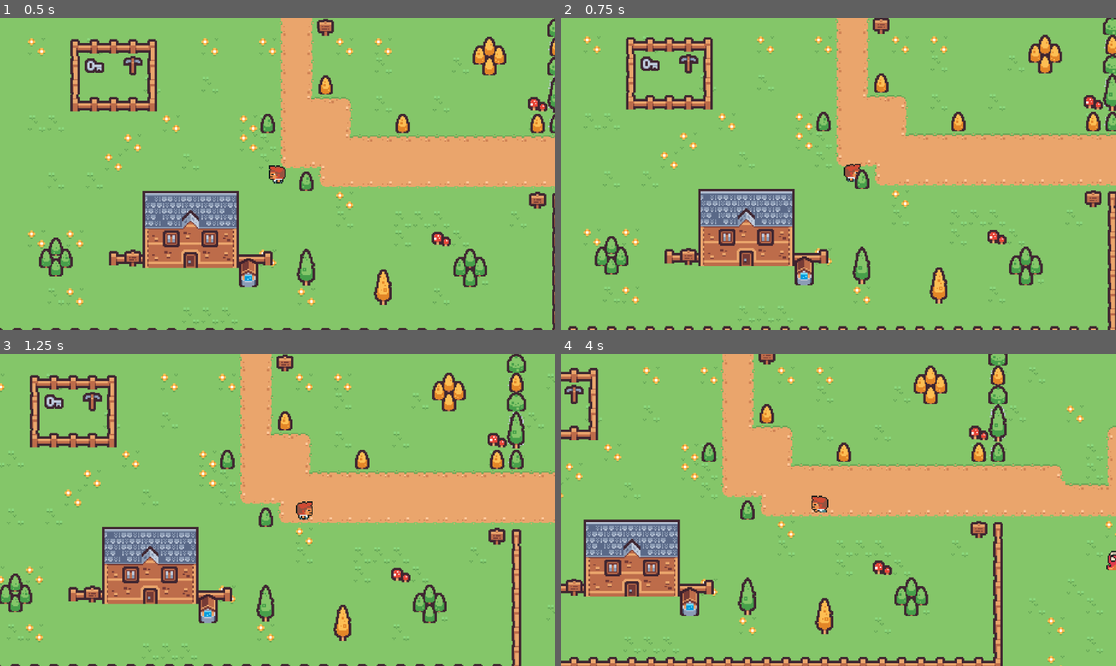
Above: before the commit, frames 1-4 (two rows, left to right).
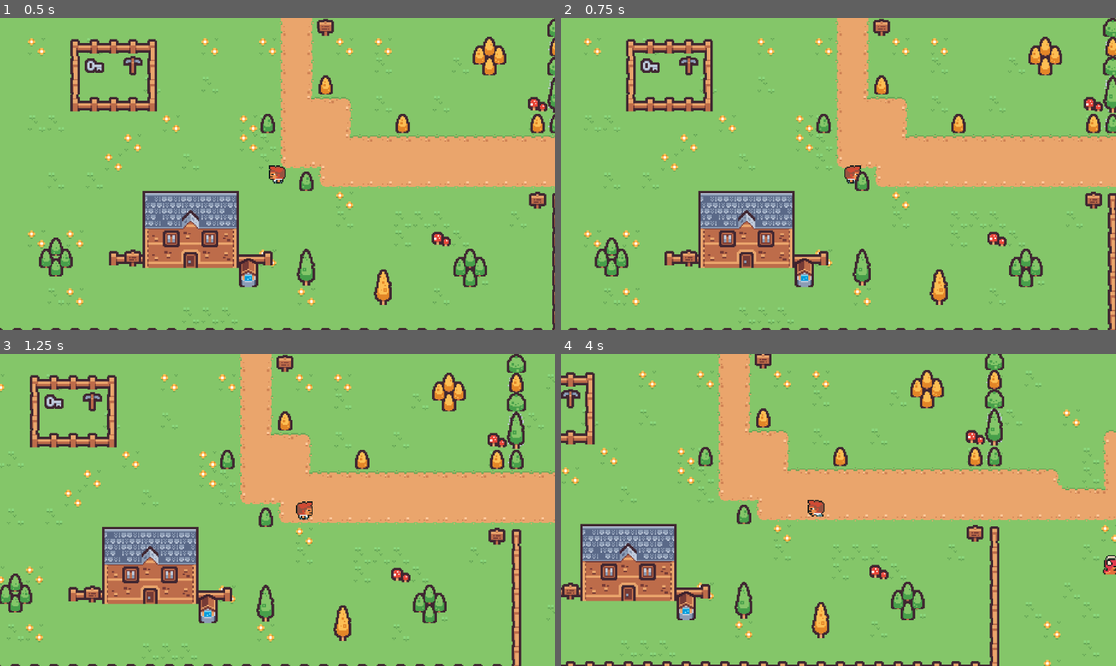
Above: after the commit, the same moments.

Repository: nicce/open-world
Game: Godot game, scene res://scenes/world.tscn
The game is run twice, just before and just after one commit, with the same random seed, the same clock (stepped at 60 frames per second) and the same inputs.
Inputs:
- Up to frame 1 (0.5 s): no input
- Up to frame 2 (0.75 s): tap Enter at 0.5 s; hold D (right) from 0.53 s (still down); hold T (shake, bound only before the commit) from 0.53 s (still down)
- Up to frame 3 (1.25 s): keep holding D (right); keep holding T (shake, bound only before the commit)
- Up to frame 4 (4 s): release D (right) at 1.28 s; release T (shake, bound only before the commit) at 1.28 s; hold S (down) 1.28-2.03 s; tap T (shake, bound only before the commit) at 1.35, 2.85 s; hold D (right) 2.03-2.78 s; hold T (shake, bound only before the commit) 2.03-2.78 s; hold W (up) 2.78-3.53 s; hold A (left) from 3.53 s (still down); hold T (shake, bound only before the commit) from 3.53 s (still down)

Frame 1 is identical in both runs. In frame 2, 9.7% of the frame differs, in the area x 1-100%, y 0-100%; in frame 3, 0.8%; in frame 4, 17%, in the area x 0-100%, y 0-100%.

Commit message:
player can take dmg

Diff:
--- a/project.godot
+++ b/project.godot
@@ -45,11 +45,6 @@
 , Object(InputEventKey,"resource_local_to_scene":false,"resource_name":"","device":-1,"window_id":0,"alt_pressed":false,"shift_pressed":false,"ctrl_pressed":false,"meta_pressed":false,"pressed":false,"keycode":0,"physical_keycode":4194322,"key_label":0,"unicode":0,"echo":false,"script":null)
 ]
 }
-shake={
-"deadzone": 0.5,
-"events": [Object(InputEventKey,"resource_local_to_scene":false,"resource_name":"","device":-1,"window_id":0,"alt_pressed":false,"shift_pressed":false,"ctrl_pressed":false,"meta_pressed":false,"pressed":false,"keycode":0,"physical_keycode":84,"key_label":0,"unicode":116,"echo":false,"script":null)
-]
-}
 jump={
 "deadzone": 0.5,
 "events": [Object(InputEventKey,"resource_local_to_scene":false,"resource_name":"","device":-1,"window_id":0,"alt_pressed":false,"shift_pressed":false,"ctrl_pressed":false,"meta_pressed":false,"pressed":false,"keycode":0,"physical_keycode":32,"key_label":0,"unicode":32,"echo":false,"script":null)
--- /dev/null
+++ b/resources/attack.tres
@@ -0,0 +1,3 @@
+[gd_resource type="Resource" format=3 uid="uid://cgfpn3ifmvhs4"]
+
+[resource]
--- a/scenes/player.tscn
+++ b/scenes/player.tscn
@@ -16,15 +16,16 @@
 
 [sub_resource type="Animation" id="Animation_8gwxm"]
 resource_name = "Dead"
-step = 0.5
-tracks/0/type = "value"
-tracks/0/imported = false
-tracks/0/enabled = true
-tracks/0/path = NodePath("Sprite2D:frame")
-tracks/0/interp = 1
-tracks/0/loop_wrap = true
-tracks/0/keys = {
-"times": PackedFloat32Array(0, 0.5),
+length = 0.5
+step = 0.2
+tracks/0/type = "value"
+tracks/0/imported = false
+tracks/0/enabled = true
+tracks/0/path = NodePath("Sprite2D:frame")
+tracks/0/interp = 1
+tracks/0/loop_wrap = true
+tracks/0/keys = {
+"times": PackedFloat32Array(0, 0.2),
 "transitions": PackedFloat32Array(1, 1),
 "update": 1,
 "values": [0, 24]
@@ -127,17 +128,16 @@
 
 [sub_resource type="Animation" id="Animation_qd11h"]
 resource_name = "WalkEast"
-length = 1.2
-loop_mode = 1
-step = 0.2
-tracks/0/type = "value"
-tracks/0/imported = false
-tracks/0/enabled = true
-tracks/0/path = NodePath("Sprite2D:frame")
-tracks/0/interp = 1
-tracks/0/loop_wrap = true
-tracks/0/keys = {
-"times": PackedFloat32Array(0, 0.3, 0.6, 0.9),
+loop_mode = 1
+step = 0.25
+tracks/0/type = "value"
+tracks/0/imported = false
+tracks/0/enabled = true
+tracks/0/path = NodePath("Sprite2D:frame")
+tracks/0/interp = 1
+tracks/0/loop_wrap = true
+tracks/0/keys = {
+"times": PackedFloat32Array(0, 0.25, 0.5, 0.75),
 "transitions": PackedFloat32Array(1, 1, 1, 1),
 "update": 1,
 "values": [3, 7, 11, 15]
@@ -145,17 +145,16 @@
 
 [sub_resource type="Animation" id="Animation_6d41h"]
 resource_name = "WalkNorth"
-length = 1.2
-loop_mode = 1
-step = 0.3
-tracks/0/type = "value"
-tracks/0/imported = false
-tracks/0/enabled = true
-tracks/0/path = NodePath("Sprite2D:frame")
-tracks/0/interp = 1
-tracks/0/loop_wrap = true
-tracks/0/keys = {
-"times": PackedFloat32Array(0, 0.3, 0.6, 0.9),
+loop_mode = 1
+step = 0.25
+tracks/0/type = "value"
+tracks/0/imported = false
+tracks/0/enabled = true
+tracks/0/path = NodePath("Sprite2D:frame")
+tracks/0/interp = 1
+tracks/0/loop_wrap = true
+tracks/0/keys = {
+"times": PackedFloat32Array(0, 0.25, 0.5, 0.75),
 "transitions": PackedFloat32Array(1, 1, 1, 1),
 "update": 1,
 "values": [1, 5, 9, 13]
@@ -163,17 +162,16 @@
 
 [sub_resource type="Animation" id="Animation_tj4ac"]
 resource_name = "WalkSouth"
-length = 1.2
-loop_mode = 1
-step = 0.3
-tracks/0/type = "value"
-tracks/0/imported = false
-tracks/0/enabled = true
-tracks/0/path = NodePath("Sprite2D:frame")
-tracks/0/interp = 1
-tracks/0/loop_wrap = true
-tracks/0/keys = {
-"times": PackedFloat32Array(0, 0.3, 0.6, 0.9),
+loop_mode = 1
+step = 0.25
+tracks/0/type = "value"
+tracks/0/imported = false
+tracks/0/enabled = true
+tracks/0/path = NodePath("Sprite2D:frame")
+tracks/0/interp = 1
+tracks/0/loop_wrap = true
+tracks/0/keys = {
+"times": PackedFloat32Array(0, 0.25, 0.5, 0.75),
 "transitions": PackedFloat32Array(1, 1, 1, 1),
 "update": 1,
 "values": [0, 4, 8, 12]
@@ -181,17 +179,16 @@
 
 [sub_resource type="Animation" id="Animation_egdr3"]
 resource_name = "WalkWest"
-length = 1.2
-loop_mode = 1
-step = 0.3
-tracks/0/type = "value"
-tracks/0/imported = false
-tracks/0/enabled = true
-tracks/0/path = NodePath("Sprite2D:frame")
-tracks/0/interp = 1
-tracks/0/loop_wrap = true
-tracks/0/keys = {
-"times": PackedFloat32Array(0, 0.3, 0.6, 0.9),
+loop_mode = 1
+step = 0.25
+tracks/0/type = "value"
+tracks/0/imported = false
+tracks/0/enabled = true
+tracks/0/path = NodePath("Sprite2D:frame")
+tracks/0/interp = 1
+tracks/0/loop_wrap = true
+tracks/0/keys = {
+"times": PackedFloat32Array(0, 0.25, 0.5, 0.75),
 "transitions": PackedFloat32Array(1, 1, 1, 1),
 "update": 1,
 "values": [2, 6, 10, 14]
@@ -215,6 +212,29 @@
 "WalkWest": SubResource("Animation_egdr3")
 }
 
+[sub_resource type="AnimationNodeAnimation" id="AnimationNodeAnimation_2a1al"]
+animation = &"Dead"
+
+[sub_resource type="AnimationNodeAnimation" id="AnimationNodeAnimation_utp1b"]
+animation = &"Dead"
+
+[sub_resource type="AnimationNodeAnimation" id="AnimationNodeAnimation_oarlg"]
+animation = &"Dead"
+
+[sub_resource type="AnimationNodeAnimation" id="AnimationNodeAnimation_3kwu6"]
+animation = &"Dead"
+
+[sub_resource type="AnimationNodeBlendSpace2D" id="AnimationNodeBlendSpace2D_g0k51"]
+blend_point_0/node = SubResource("AnimationNodeAnimation_2a1al")
+blend_point_0/pos = Vector2(-1, 0)
+blend_point_1/node = SubResource("AnimationNodeAnimation_utp1b")
+blend_point_1/pos = Vector2(0, 1)
+blend_point_2/node = SubResource("AnimationNodeAnimation_oarlg")
+blend_point_2/pos = Vector2(1, 0)
+blend_point_3/node = SubResource("AnimationNodeAnimation_3kwu6")
+blend_point_3/pos = Vector2(0, -1)
+blend_mode = 1
+
 [sub_resource type="AnimationNodeAnimation" id="AnimationNodeAnimation_rtqh3"]
 animation = &"IdleWest"
 
@@ -269,6 +289,8 @@
 [sub_resource type="AnimationNodeStateMachineTransition" id="AnimationNodeStateMachineTransition_hb180"]
 
 [sub_resource type="AnimationNodeStateMachine" id="AnimationNodeStateMachine_qek0x"]
+states/Dead/node = SubResource("AnimationNodeBlendSpace2D_g0k51")
+states/Dead/position = Vector2(539.5, 21.14)
 states/Idle/node = SubResource("AnimationNodeBlendSpace2D_l5jp6")
 states/Idle/position = Vector2(345.5, 100.188)
 states/Start/position = Vector2(110, 98.5)
@@ -295,11 +317,14 @@
 decay = 0.6
 amplitude = 30.0
 
-[node name="HitboxComponent" parent="." instance=ExtResource("4_20ije")]
+[node name="HitboxComponent" parent="." node_paths=PackedStringArray("health_component") instance=ExtResource("4_20ije")]
 collision_layer = 2
+collision_mask = 4
+health_component = NodePath("../HealthComponent")
 
 [node name="CollisionShape2D" type="CollisionShape2D" parent="HitboxComponent"]
 shape = SubResource("CapsuleShape2D_34yxb")
+debug_color = Color(0.921569, 0.262745, 0.239216, 0.419608)
 
 [node name="HealthComponent" parent="." instance=ExtResource("5_rd4w3")]
 max_health = 50
@@ -315,5 +340,11 @@
 }
 tree_root = SubResource("AnimationNodeStateMachine_qek0x")
 anim_player = NodePath("../AnimationPlayer")
+parameters/Dead/blend_position = Vector2(0, 0)
 parameters/Idle/blend_position = Vector2(2.08165e-12, 2.08165e-12)
 parameters/Walk/blend_position = Vector2(2.08165e-12, 2.08165e-12)
+
+[connection signal="body_entered" from="HitboxComponent" to="HitboxComponent" method="_on_body_entered"]
+[connection signal="body_exited" from="HitboxComponent" to="HitboxComponent" method="_on_body_exited"]
+[connection signal="damage_taken" from="HealthComponent" to="." method="_on_health_component_damage_taken"]
+[connection signal="health_depleated" from="HealthComponent" to="." method="_on_health_component_health_depleated"]
--- a/scenes/snake.tscn
+++ b/scenes/snake.tscn
@@ -1,10 +1,11 @@
-[gd_scene load_steps=33 format=3 uid="uid://cuyb4dyyii1nj"]
+[gd_scene load_steps=34 format=3 uid="uid://cuyb4dyyii1nj"]
 
 [ext_resource type="Script" path="res://scripts/snake.gd" id="1_p2ss3"]
 [ext_resource type="Texture2D" uid="uid://dvfb8ftt8pskw" path="res://art/characters/snake.png" id="2_48vnt"]
 [ext_resource type="PackedScene" uid="uid://c7finkmabur1a" path="res://components/health_component.tscn" id="3_ts5fn"]
 [ext_resource type="PackedScene" uid="uid://ci5076ojxrks5" path="res://components/hitbox_component.tscn" id="4_3vipc"]
 [ext_resource type="PackedScene" uid="uid://jah6pk3fqu55" path="res://components/player_detection_component.tscn" id="5_7csi2"]
+[ext_resource type="Script" path="res://scripts/attack.gd" id="6_ajp4j"]
 
 [sub_resource type="CapsuleShape2D" id="CapsuleShape2D_unp06"]
 radius = 6.0
@@ -17,6 +18,40 @@
 [sub_resource type="CircleShape2D" id="CircleShape2D_4ejc4"]
 radius = 60.1664
 
+[sub_resource type="Animation" id="Animation_25j24"]
+resource_name = "IdleEast"
+loop_mode = 1
+step = 0.5
+tracks/0/type = "value"
+tracks/0/imported = false
+tracks/0/enabled = true
+tracks/0/path = NodePath("Sprite2D:frame")
+tracks/0/interp = 1
+tracks/0/loop_wrap = true
+tracks/0/keys = {
+"times": PackedFloat32Array(0, 0.5),
+"transitions": PackedFloat32Array(1, 1),
+"update": 1,
+"values": [3, 2]
+}
+
+[sub_resource type="Animation" id="Animation_5pp5w"]
+resource_name = "IdleNorth"
+loop_mode = 1
+step = 0.5
+tracks/0/type = "value"
+tracks/0/imported = false
+tracks/0/enabled = true
+tracks/0/path = NodePath("Sprite2D:frame")
+tracks/0/interp = 1
+tracks/0/loop_wrap = true
+tracks/0/keys = {
+"times": PackedFloat32Array(0, 0.5),
+"transitions": PackedFloat32Array(1, 1),
+"update": 1,
+"values": [1, 0]
+}
+
 [sub_resource type="Animation" id="Animation_81er7"]
 resource_name = "IdleSouth"
 loop_mode = 1
@@ -34,6 +69,91 @@
 "values": [0, 1]
 }
 
+[sub_resource type="Animation" id="Animation_euyk6"]
+resource_name = "IdleWest"
+loop_mode = 1
+step = 0.5
+tracks/0/type = "value"
+tracks/0/imported = false
+tracks/0/enabled = true
+tracks/0/path = NodePath("Sprite2D:frame")
+tracks/0/interp = 1
+tracks/0/loop_wrap = true
+tracks/0/keys = {
+"times": PackedFloat32Array(0, 0.5),
+"transitions": PackedFloat32Array(1, 1),
+"update": 1,
+"values": [2, 3]
+}
+
+[sub_resource type="Animation" id="Animation_oxsfr"]
+resource_name = "MoveEast"
+loop_mode = 1
+step = 0.25
+tracks/0/type = "value"
+tracks/0/imported = false
+tracks/0/enabled = true
+tracks/0/path = NodePath("Sprite2D:frame")
+tracks/0/interp = 1
+tracks/0/loop_wrap = true
+tracks/0/keys = {
+"times": PackedFloat32Array(0, 0.25, 0.5, 0.75),
+"transitions": PackedFloat32Array(1, 1, 1, 1),
+"update": 1,
+"values": [3, 7, 11, 15]
+}
+
+[sub_resource type="Animation" id="Animation_ksqgx"]
+resource_name = "MoveNorth"
+loop_mode = 1
+step = 0.25
+tracks/0/type = "value"
+tracks/0/imported = false
+tracks/0/enabled = true
+tracks/0/path = NodePath("Sprite2D:frame")
+tracks/0/interp = 1
+tracks/0/loop_wrap = true
+tracks/0/keys = {
+"times": PackedFloat32Array(0, 0.25, 0.5, 0.75),
+"transitions": PackedFloat32Array(1, 1, 1, 1),
+"update": 1,
+"values": [1, 5, 9, 13]
+}
+
+[sub_resource type="Animation" id="Animation_x4m0s"]
+resource_name = "MoveSouth"
+loop_mode = 1
+step = 0.25
+tracks/0/type = "value"
+tracks/0/imported = false
+tracks/0/enabled = true
+tracks/0/path = NodePath("Sprite2D:frame")
+tracks/0/interp = 1
+tracks/0/loop_wrap = true
+tracks/0/keys = {
+"times": PackedFloat32Array(0, 0.25, 0.5, 0.75),
+"transitions": PackedFloat32Array(1, 1, 1, 1),
+"update": 1,
+"values": [0, 4, 8, 12]
+}
+
+[sub_resource type="Animation" id="Animation_cmom3"]
+resource_name = "MoveWest"
+loop_mode = 1
+step = 0.25
+tracks/0/type = "value"
+tracks/0/imported = false
+tracks/0/enabled = true
+tracks/0/path = NodePath("Sprite2D:frame")
+tracks/0/interp = 1
+tracks/0/loop_wrap = true
+tracks/0/keys = {
+"times": PackedFloat32Array(0, 0.25, 0.5, 0.75),
+"transitions": PackedFloat32Array(1, 1, 1, 1),
+"update": 1,
+"values": [2, 6, 10, 14]
+}
+
 [sub_resource type="Animation" id="Animation_rw85p"]
 length = 0.001
 tracks/0/type = "value"
@@ -47,125 +167,6 @@
 "transitions": PackedFloat32Array(1),
 "update": 1,
 "values": [1]
-}
-
-[sub_resource type="Animation" id="Animation_5pp5w"]
-resource_name = "IdleNorth"
-loop_mode = 1
-step = 0.5
-tracks/0/type = "value"
-tracks/0/imported = false
-tracks/0/enabled = true
-tracks/0/path = NodePath("Sprite2D:frame")
-tracks/0/interp = 1
-tracks/0/loop_wrap = true
-tracks/0/keys = {
-"times": PackedFloat32Array(0, 0.5),
-"transitions": PackedFloat32Array(1, 1),
-"update": 1,
-"values": [1, 0]
-}
-
-[sub_resource type="Animation" id="Animation_25j24"]
-resource_name = "IdleEast"
-loop_mode = 1
-step = 0.5
-tracks/0/type = "value"
-tracks/0/imported = false
-tracks/0/enabled = true
-tracks/0/path = NodePath("Sprite2D:frame")
-tracks/0/interp = 1
-tracks/0/loop_wrap = true
-tracks/0/keys = {
-"times": PackedFloat32Array(0, 0.5),
-"transitions": PackedFloat32Array(1, 1),
-"update": 1,
-"values": [3, 2]
-}
-
-[sub_resource type="Animation" id="Animation_euyk6"]
-resource_name = "IdleWest"
-loop_mode = 1
-step = 0.5
-tracks/0/type = "value"
-tracks/0/imported = false
-tracks/0/enabled = true
-tracks/0/path = NodePath("Sprite2D:frame")
-tracks/0/interp = 1
-tracks/0/loop_wrap = true
-tracks/0/keys = {
-"times": PackedFloat32Array(0, 0.5),
-"transitions": PackedFloat32Array(1, 1),
-"update": 1,
-"values": [2, 3]
-}
-
-[sub_resource type="Animation" id="Animation_x4m0s"]
-resource_name = "MoveSouth"
-loop_mode = 1
-step = 0.25
-tracks/0/type = "value"
-tracks/0/imported = false
-tracks/0/enabled = true
-tracks/0/path = NodePath("Sprite2D:frame")
-tracks/0/interp = 1
-tracks/0/loop_wrap = true
-tracks/0/keys = {
-"times": PackedFloat32Array(0, 0.25, 0.5, 0.75),
-"transitions": PackedFloat32Array(1, 1, 1, 1),
-"update": 1,
-"values": [0, 4, 8, 12]
-}
-
-[sub_resource type="Animation" id="Animation_ksqgx"]
-resource_name = "MoveNorth"
-loop_mode = 1
-step = 0.25
-tracks/0/type = "value"
-tracks/0/imported = false
-tracks/0/enabled = true
-tracks/0/path = NodePath("Sprite2D:frame")
-tracks/0/interp = 1
-tracks/0/loop_wrap = true
-tracks/0/keys = {
-"times": PackedFloat32Array(0, 0.25, 0.5, 0.75),
-"transitions": PackedFloat32Array(1, 1, 1, 1),
-"update": 1,
-"values": [1, 5, 9, 13]
-}
-
-[sub_resource type="Animation" id="Animation_oxsfr"]
-resource_name = "MoveEast"
-loop_mode = 1
-step = 0.25
-tracks/0/type = "value"
-tracks/0/imported = false
-tracks/0/enabled = true
-tracks/0/path = NodePath("Sprite2D:frame")
-tracks/0/interp = 1
-tracks/0/loop_wrap = true
-tracks/0/keys = {
-"times": PackedFloat32Array(0, 0.25, 0.5, 0.75),
-"transitions": PackedFloat32Array(1, 1, 1, 1),
-"update": 1,
-"values": [3, 7, 11, 15]
-}
-
-[sub_resource type="Animation" id="Animation_cmom3"]
-resource_name = "MoveWest"
-loop_mode = 1
-step = 0.25
-tracks/0/type = "value"
-tracks/0/imported = false
-tracks/0/enabled = true
-tracks/0/path = NodePath("Sprite2D:frame")
-tracks/0/interp = 1
-tracks/0/loop_wrap = true
-tracks/0/keys = {
-"times": PackedFloat32Array(0, 0.25, 0.5, 0.75),
-"transitions": PackedFloat32Array(1, 1, 1, 1),
-"update": 1,
-"values": [2, 6, 10, 14]
 }
 
 [sub_resource type="AnimationLibrary" id="AnimationLibrary_7mh7d"]
@@ -242,8 +243,11 @@
 states/Start/position = Vector2(200.5, 99)
 transitions = ["Start", "Idle", SubResource("AnimationNodeStateMachineTransition_rf7o3"), "Idle", "Move", SubResource("AnimationNodeStateMachineTransition_vd4vx"), "Move", "Idle", SubResource("AnimationNodeStateMachineTransition_njnju")]
 
-[node name="Snake" type="CharacterBody2D"]
+[node name="Snake" type="CharacterBody2D" node_paths=PackedStringArray("attack")]
+collision_layer = 4
+collision_mask = 3
 script = ExtResource("1_p2ss3")
+attack = NodePath("Attack")
 
 [node name="Sprite2D" type="Sprite2D" parent="."]
 texture = ExtResource("2_48vnt")
@@ -252,14 +256,12 @@
 frame = 1
 
 [node name="CollisionShape2D" type="CollisionShape2D" parent="."]
-visible = false
 shape = SubResource("CapsuleShape2D_unp06")
 
 [node name="HealthComponent" parent="." instance=ExtResource("3_ts5fn")]
 max_health = 20
 
 [node name="HitboxComponent" parent="." node_paths=PackedStringArray("health_component") instance=ExtResource("4_3vipc")]
-visible = false
 collision_mask = 2
 health_component = NodePath("../HealthComponent")
 
@@ -272,7 +274,6 @@
 animation_tree = NodePath("../AnimationTree")
 
 [node name="CollisionShape2D" type="CollisionShape2D" parent="PlayerDetectionComponent"]
-visible = false
 shape = SubResource("CircleShape2D_4ejc4")
 
 [node name="AnimationPlayer" type="AnimationPlayer" parent="."]
@@ -289,5 +290,10 @@
 parameters/Idle/blend_position = Vector2(2.08165e-12, 2.08165e-12)
 parameters/Move/blend_position = Vector2(2.08165e-12, 2.08165e-12)
 
+[node name="Attack" type="Node" parent="."]
+script = ExtResource("6_ajp4j")
+damage = 10
+cooldown = 1.0
+
 [connection signal="damage_taken" from="HealthComponent" to="." method="_on_health_component_damage_taken"]
 [connection signal="health_depleated" from="HealthComponent" to="." method="_on_health_component_health_depleated"]
--- a/scenes/world.tscn
+++ b/scenes/world.tscn
@@ -1100,4 +1100,8 @@
 position = Vector2(-16.5, 121.25)
 shape = SubResource("RectangleShape2D_nibog")
 
+[node name="WorldCamera" type="Camera2D" parent="."]
+zoom = Vector2(2.5, 2.5)
+
+[connection signal="player_dead" from="Player" to="." method="_on_player_player_dead"]
 [connection signal="body_entered" from="DetectionAreaHome" to="." method="_on_detection_area_home_body_entered"]
--- a/scripts/PlayerDetectionArea.gd
+++ b/scripts/PlayerDetectionArea.gd
@@ -2,10 +2,9 @@
 # If the player is in the area it will begin to chase the player.
 # You need to have the animations "Idle" and "Move" available in your AnimationTree
 # in order for this component to work properly.
-# TODO is this component really the way to go?
 extends Area2D
 
-@export var speed: int
+@export var speed: int #TODO take from parent?
 @export var animation_tree: AnimationTree
 
 var animation_state: AnimationNodeStateMachinePlayback
--- a/scripts/advanced_camera.gd
+++ b/scripts/advanced_camera.gd
@@ -1,3 +1,4 @@
+class_name AdvancedCamera
 extends Camera2D
 
 var noise: FastNoiseLite
@@ -17,10 +18,6 @@
 	noise.seed = randi()
 	noise.noise_type = FastNoiseLite.TYPE_PERLIN
 
-func _input(event): # will be replaced with a hitbox hit on player
-	if event.is_action_pressed("shake"):
-		add_trauma(0.6)
-
 func _physics_process(delta):
 	if trauma:
 		trauma = max(trauma - decay * delta, 0)
--- a/scripts/attack.gd
+++ b/scripts/attack.gd
@@ -1,3 +1,5 @@
 class_name Attack
+extends Node
 
-var damage: int
+@export var damage: int
+@export var cooldown: float
--- a/scripts/health_component.gd
+++ b/scripts/health_component.gd
@@ -12,6 +12,7 @@
 
 func damage(attack: Attack):
 	health -= attack.damage
+	print(health) # TODO replace with health bar in UI
 	if health <= 0:
 		health_depleated.emit()
 	else:
--- a/scripts/hitbox_component.gd
+++ b/scripts/hitbox_component.gd
@@ -2,7 +2,34 @@
 extends Area2D
 
 @export var health_component: HealthComponent
+var cooldown_timer: Timer
 
-func damage(attack: Attack):
+var enemy_doing_damage = false
+var cooldown = false
+var attack: Attack
+
+func _ready():
+	cooldown_timer = Timer.new()
+	add_child(cooldown_timer)
+	cooldown_timer.one_shot = true
+	cooldown_timer.timeout.connect(_on_cooldown_timeout)
+
+func _physics_process(delta):
+	if enemy_doing_damage and !cooldown:
+		take_damage(attack)
+		cooldown = true
+		cooldown_timer.start(attack.cooldown)
+
+func _on_body_entered(body):
+	enemy_doing_damage = true
+	attack = body.attack
+
+func _on_body_exited(body):
+	enemy_doing_damage = false
+
+func _on_cooldown_timeout():
+	cooldown = false
+
+func take_damage(attack: Attack):
 	if health_component:
 		health_component.damage(attack)
--- a/scripts/lake_world.gd
+++ b/scripts/lake_world.gd
@@ -1,7 +1,4 @@
 extends Node2D
-
-@export var music: AudioStreamPlayer
-
 
 func _on_detection_area_lake_body_entered(body):
 	BackgroundMusic.play_audio("dark_woodlands")
--- a/scripts/player.gd
+++ b/scripts/player.gd
@@ -3,15 +3,14 @@
 
 @onready var animation_tree: AnimationTree = $AnimationTree
 @onready var animation_state: AnimationNodeStateMachinePlayback = animation_tree.get("parameters/playback")
+@onready var advanced_camera: AdvancedCamera = $AdvancedCamera
 
 @export var speed: float = 80.0
 
+signal player_dead
 
 func _physics_process(delta):
 	move()
-
-func _on_hitbox_body_entered(body):
-	pass # add screen shake
 
 func move():
 	var direction = Input.get_vector("left", "right", "up", "down")
@@ -25,3 +24,13 @@
 		animation_state.travel("Idle")
 
 	move_and_slide()
+
+
+func _on_health_component_health_depleated():
+	queue_free() # TODO play dead animation and after a few seconds queue_free and then restart/respawn in home base
+	player_dead.emit()
+
+
+
+func _on_health_component_damage_taken():
+	advanced_camera.add_trauma(0.5)
--- a/scripts/snake.gd
+++ b/scripts/snake.gd
@@ -1,8 +1,10 @@
 extends CharacterBody2D
+
+@export var attack: Attack
 
 func _on_health_component_health_depleated():
 	queue_free()
 
 
 func _on_health_component_damage_taken():
-	pass # add modulate red/white indicating dmg
+	pass # TODO add modulate red/white indicating dmg
--- a/scripts/world.gd
+++ b/scripts/world.gd
@@ -1,4 +1,17 @@
 extends Node2D
+
+var player_scene = preload("res://scenes/player.tscn")
+var player_dead = false
 
 func _on_detection_area_home_body_entered(body):
 	BackgroundMusic.play_audio("home")
+
+func _physics_process(delta):
+	if player_dead:
+		var player = player_scene.instantiate()
+		add_child(player)
+		player_dead = false
+
+
+func _on_player_player_dead():
+	player_dead = true
Binary file removed: scenes/key_spritesheet.png
Not shown, removed: scenes/key_spritesheet.png.import
Not shown: 1 places in scenes/player.tscn that only renumber resources
